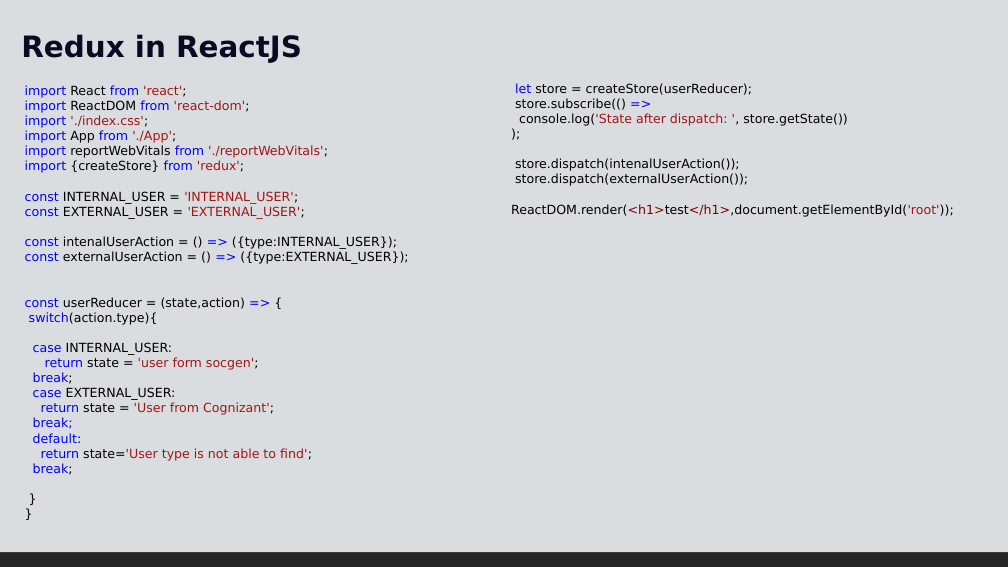
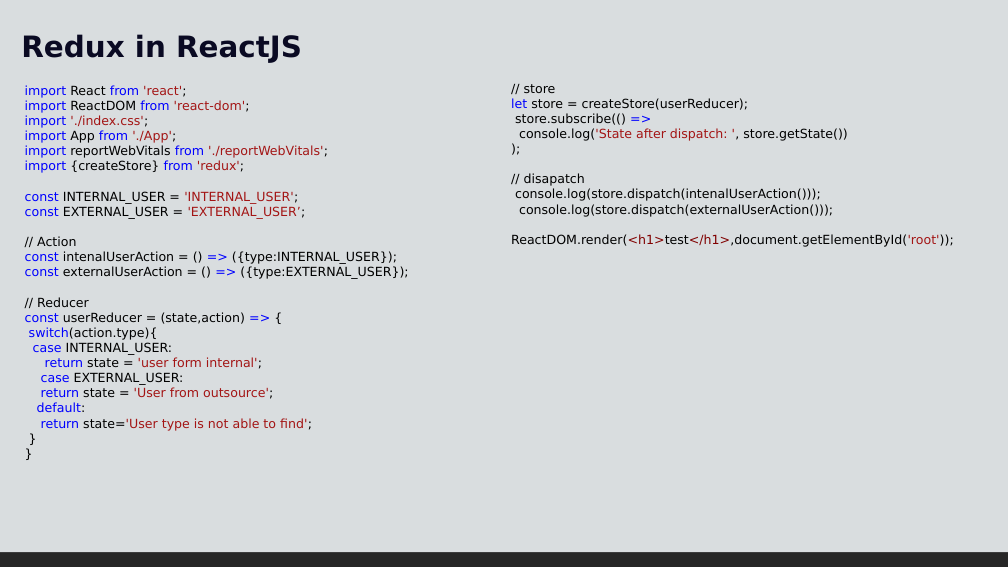
Before and after one commit to bharathi2k6/Learn_React, a slide deck: slide 4 of doc/React-5.pptx (slide 5 before the commit). Drawn at 1008x567 pixels with LibreOffice and Linux fonts; fonts in the diff are those of the drawing. Boxes give left, top, right and bottom in pixels: in the first picture for what was removed or moved away, otherwise in the second. Text is boxed around its words. In the diff, an @@ line names an element or a change of style, - is before the commit and + after.

```diff
--- a/doc/React-5.pptx
+++ b/doc/React-5.pptx
@@ text at [25,85,408,431]: paragraph removed @@
-}
@@ text at [524,84,556,93]: paragraph added @@
+// store
@@ text at [515,173,833,217]: text changed @@
-store.dispatch(intenalUserAction());
-store.dispatch(externalUserAction());
+// disapatch
+console.log(store.dispatch(intenalUserAction()));
+console.log(store.dispatch(externalUserAction()));
@@ text at [25,206,306,246]: text changed @@
-const EXTERNAL_USER = 'EXTERNAL_USER';
+const EXTERNAL_USER = 'EXTERNAL_USER’;
+// Action
@@ text at [25,297,262,369]: text changed @@
-const userReducer = (state,action) => {
-switch(action.type){
-case INTERNAL_USER:
-return state = 'user form socgen';
-break;
+// Reducer
+const userReducer = (state,action) => {
+switch(action.type){
+case INTERNAL_USER:
+return state = 'user form internal';
@@ text at [41,387,273,399]: text changed @@
-return state = 'User from Cognizant';
-break;
+return state = 'User from outsource';
@@ text at [41,418,312,431]: text changed @@
-return state='User type is not able to find';
-break;
+return state='User type is not able to find';
+}
```
Also in this commit, not shown: 7 other slides changed, 4 slides added, 3 slides removed, 30 other files.
